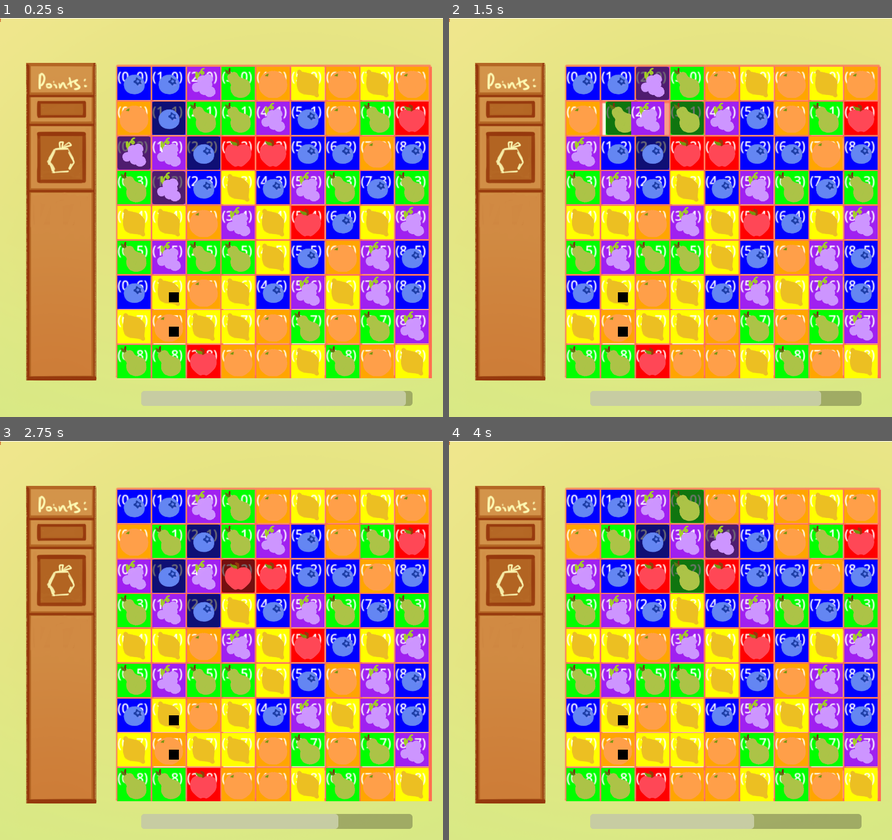
Above: before the commit, frames 1-4 (two rows, left to right).
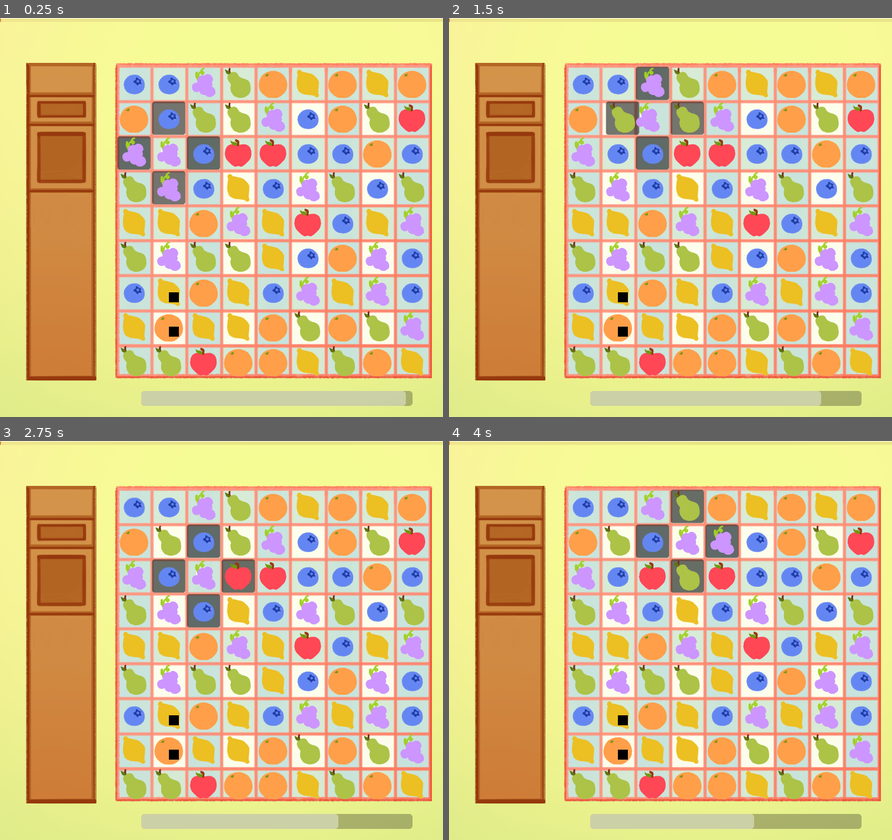
Above: after the commit, the same moments.

Repository: hulien22/gmtk2023
Game: Godot game, scene res://scenes/main.tscn
Same seed, same stepped clock (60 frames per second), same inputs: the game is played once before the commit and once after it. The engine's default icon, where the game draws it, is replaced by a stand-in: a white triangle on a blue panel in a dark square.
Inputs (mouse positions are in pixels of both pictures, inside the frame that each line leads up to):
- Up to frame 1 (0.25 s): no input
- Up to frame 2 (1.5 s): click (617, 117) at 0.52 s; hold Right (player_movement_right) from 1.28 s (still down)
- Up to frame 3 (2.75 s): release Right (player_movement_right) at 2.03 s; hold S (player_movement_down) from 2.03 s (still down)
- Up to frame 4 (4 s): tap Enter at 2.75 s; release S (player_movement_down) at 2.78 s; hold Right (player_movement_right) 2.78-3.53 s; hold Up (player_movement_up) from 3.53 s (still down)

The runs differ from the first frame. In frame 1, 35% of the frame differs, in the area x 8-98%, y 8-91%; in frame 2, 35%; in frame 3, 35%; in frame 4, 35%.

Commit message:
update sprites

Diff:
--- a/scenes/Tile.tscn
+++ b/scenes/Tile.tscn
@@ -22,12 +22,14 @@
 [ext_resource type="Texture2D" uid="uid://vaqekofg073i" path="res://art/fruits/blueberry_explode.png" id="19_vtvmt"]
 [ext_resource type="Texture2D" uid="uid://6f78a5co83u5" path="res://art/fruits/grape_explode.png" id="20_or0x6"]
 [ext_resource type="Texture2D" uid="uid://c1gr86w6jjnpf" path="res://art/fruits/apple_horizontal.png" id="21_7ql1w"]
+[ext_resource type="Texture2D" uid="uid://dp88eqidydtk4" path="res://art/fruits/orange_horizontal.png" id="22_fumpr"]
 [ext_resource type="Texture2D" uid="uid://coslycxgxh1c4" path="res://art/fruits/lemon_horizontal.png" id="22_s83rf"]
 [ext_resource type="Texture2D" uid="uid://dcv66y1qvsnpg" path="res://art/fruits/pear_horizontal.png" id="23_abgyn"]
 [ext_resource type="Texture2D" uid="uid://lbrmmv82kjdd" path="res://art/fruits/blueberry_horizontal.png" id="24_ewh0s"]
 [ext_resource type="Texture2D" uid="uid://mxftvto0wo43" path="res://art/fruits/grape_horizontal.png" id="25_mdbr2"]
 [ext_resource type="Texture2D" uid="uid://dbwkuo11y6xg3" path="res://art/fruits/apple_vertical.png" id="26_rshcd"]
 [ext_resource type="Texture2D" uid="uid://x30xhkab5ejy" path="res://art/fruits/lemon_vertical.png" id="27_at3qo"]
+[ext_resource type="Texture2D" uid="uid://bspw6uk307f7h" path="res://art/fruits/orange_vertical.png" id="28_7y0nk"]
 [ext_resource type="Texture2D" uid="uid://4pbfa0ua5sj6" path="res://art/fruits/pear_vertical.png" id="28_872f0"]
 [ext_resource type="Texture2D" uid="uid://c2f8yhe4oy4vs" path="res://art/fruits/blueberry_vertical.png" id="29_o2sc3"]
 [ext_resource type="Texture2D" uid="uid://lckbate3aay8" path="res://art/fruits/grape_vertical.png" id="30_yx2e8"]
@@ -108,7 +110,7 @@
 "texture": ExtResource("21_7ql1w")
 }, {
 "duration": 1.0,
-"texture": ExtResource("21_7ql1w")
+"texture": ExtResource("22_fumpr")
 }, {
 "duration": 1.0,
 "texture": ExtResource("22_s83rf")
@@ -131,7 +133,7 @@
 "texture": ExtResource("26_rshcd")
 }, {
 "duration": 1.0,
-"texture": ExtResource("26_rshcd")
+"texture": ExtResource("28_7y0nk")
 }, {
 "duration": 1.0,
 "texture": ExtResource("27_at3qo")
@@ -411,6 +413,7 @@
 [node name="Node" type="Node2D" parent="."]
 
 [node name="ColorRect-old" type="ColorRect" parent="Node"]
+visible = false
 offset_left = -20.0
 offset_top = -20.0
 offset_right = 20.0
@@ -418,6 +421,7 @@
 color = Color(0.921569, 0, 0.678431, 0.580392)
 
 [node name="ColorRect" type="Sprite2D" parent="Node"]
+visible = false
 position = Vector2(-1.90735e-06, 0)
 scale = Vector2(40, 40)
 texture = ExtResource("3_o0d2q")
@@ -429,6 +433,7 @@
 offset_bottom = 9.0
 
 [node name="RichTextLabel" type="RichTextLabel" parent="Node"]
+visible = false
 offset_left = -20.0
 offset_top = -20.0
 offset_right = 20.0
@@ -444,8 +449,7 @@
 position = Vector2(-7.62939e-06, -7.62939e-06)
 scale = Vector2(0.345455, 0.345455)
 sprite_frames = SubResource("SpriteFrames_in7oa")
-animation = &"Fruit"
-frame_progress = 0.354811
+animation = &"DestroyerBomb"
 
 [node name="GPUParticles2D" type="GPUParticles2D" parent="."]
 emitting = false
--- a/scenes/main.tscn
+++ b/scenes/main.tscn
@@ -7,6 +7,7 @@
 [ext_resource type="Script" path="res://scenes/TimerBar.gd" id="5_7i0ym"]
 [ext_resource type="Texture2D" uid="uid://hwhwpke0enxh" path="res://art/template_colored_2.png" id="5_tdp6m"]
 [ext_resource type="PackedScene" uid="uid://c7lavaft5x26w" path="res://scenes/Finger.tscn" id="6_c17ks"]
+[ext_resource type="Texture2D" uid="uid://bcmtmyj0me6yt" path="res://art/template_colored_3.png" id="6_ufsn4"]
 
 [node name="main" type="Node2D"]
 script = ExtResource("1_clwvd")
@@ -28,6 +29,10 @@
 [node name="TemplateColored2" type="Sprite2D" parent="."]
 position = Vector2(177, 367)
 texture = ExtResource("5_tdp6m")
+
+[node name="TemplateColored3" type="Sprite2D" parent="."]
+position = Vector2(177, 367)
+texture = ExtResource("6_ufsn4")
 
 [node name="Grid2" parent="." instance=ExtResource("2_tq8kh")]
 position = Vector2(242, 118)
Renamed: art/orange_horizontal.png -> art/fruits/orange_horizontal.png
Not shown, added: art/fruits/orange_horizontal.png.import
Renamed: art/orange_vertical.png -> art/fruits/orange_vertical.png
Not shown, added: art/fruits/orange_vertical.png.import
Not shown, added: art/template_colored_3.png.import
Not shown: 1 places in scenes/Tile.tscn that only renumber resources
Not shown: 1 places in scenes/main.tscn that only renumber resources
